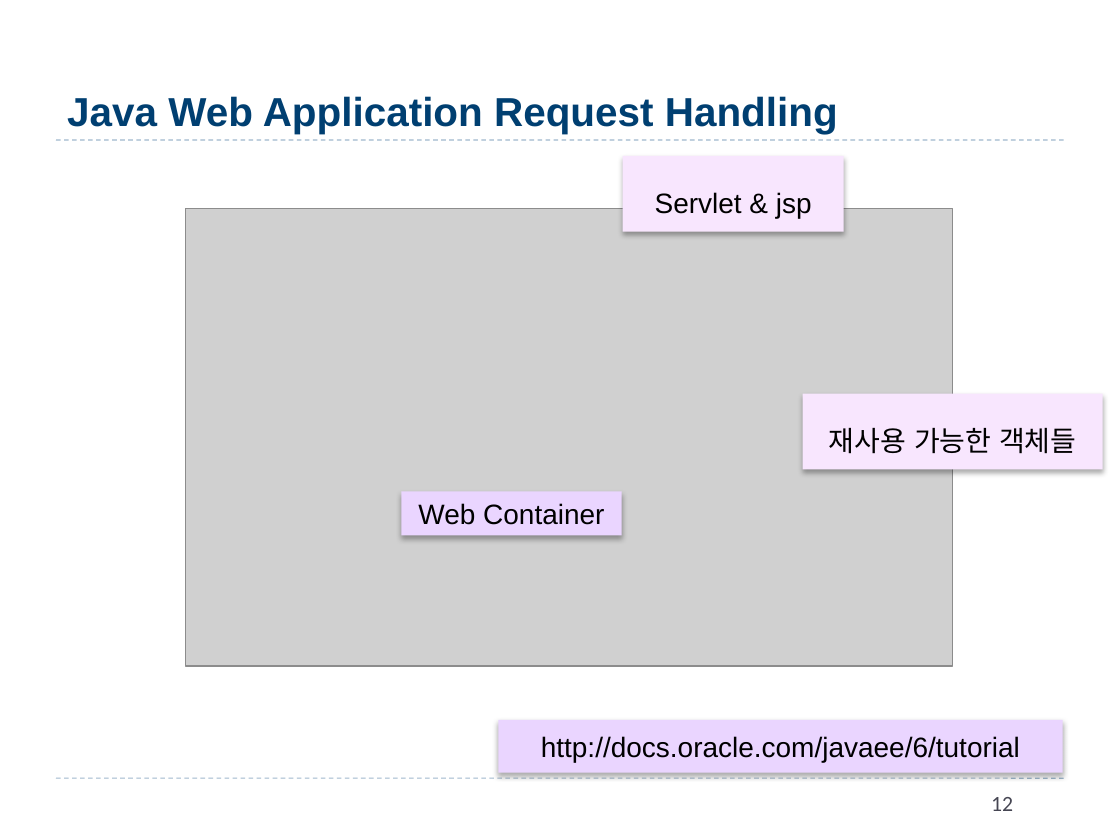
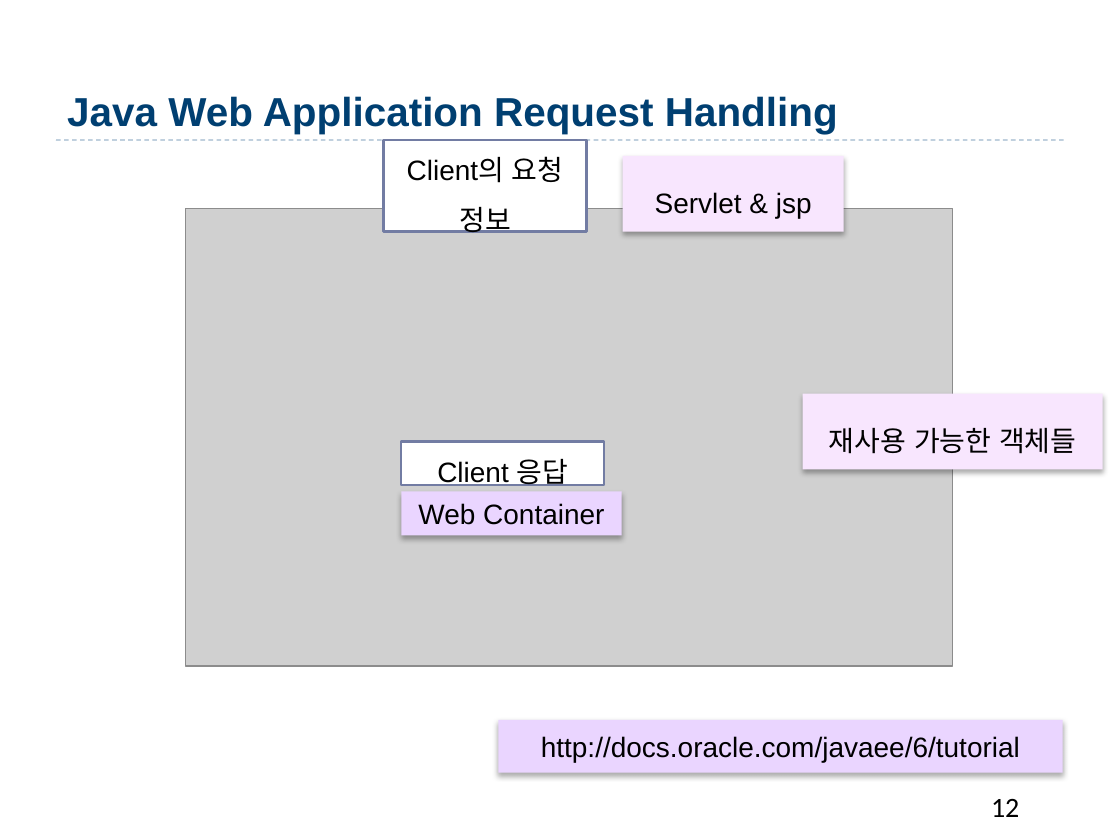
Before and after one commit to qfactor2013/BizStudyParallel, a slide deck: slide 12 of JSP_Servlet/4.Web[김혜경].pptx. Drawn at 1120x840 pixels with LibreOffice and Linux fonts; fonts in the diff are those of the drawing; grey boxes stand for pictures; background and template pictures are left out. Boxes give left, top, right and bottom in pixels: in the first picture for what was removed or moved away, otherwise in the second. Text is boxed around its words. In the diff, an @@ line names an element or a change of style, - is before the commit and + after.

```diff
--- a/JSP_Servlet/4.Web[김혜경].pptx
+++ b/JSP_Servlet/4.Web[김혜경].pptx
@@ rectangle added at [384,140,587,232], fill #FFFFFF, outline #727CA3 1.5 pt, 18 pt, text #000000 @@
+Client의 요청 정보
@@ rectangle added at [401,441,604,485], fill #FFFFFF, outline #727CA3 1.5 pt, 18 pt, text #000000 @@
+Client 응답
@@ line removed from (56, 778) to (1064, 778) @@
@@ page number at [991,799,1019,817]: size 14 to 18 pt, text colour #464653 to #000000 @@
```
Also in this commit, not shown: 111 other slides changed, 5 slides added, 2 slides removed, 48 other files.
